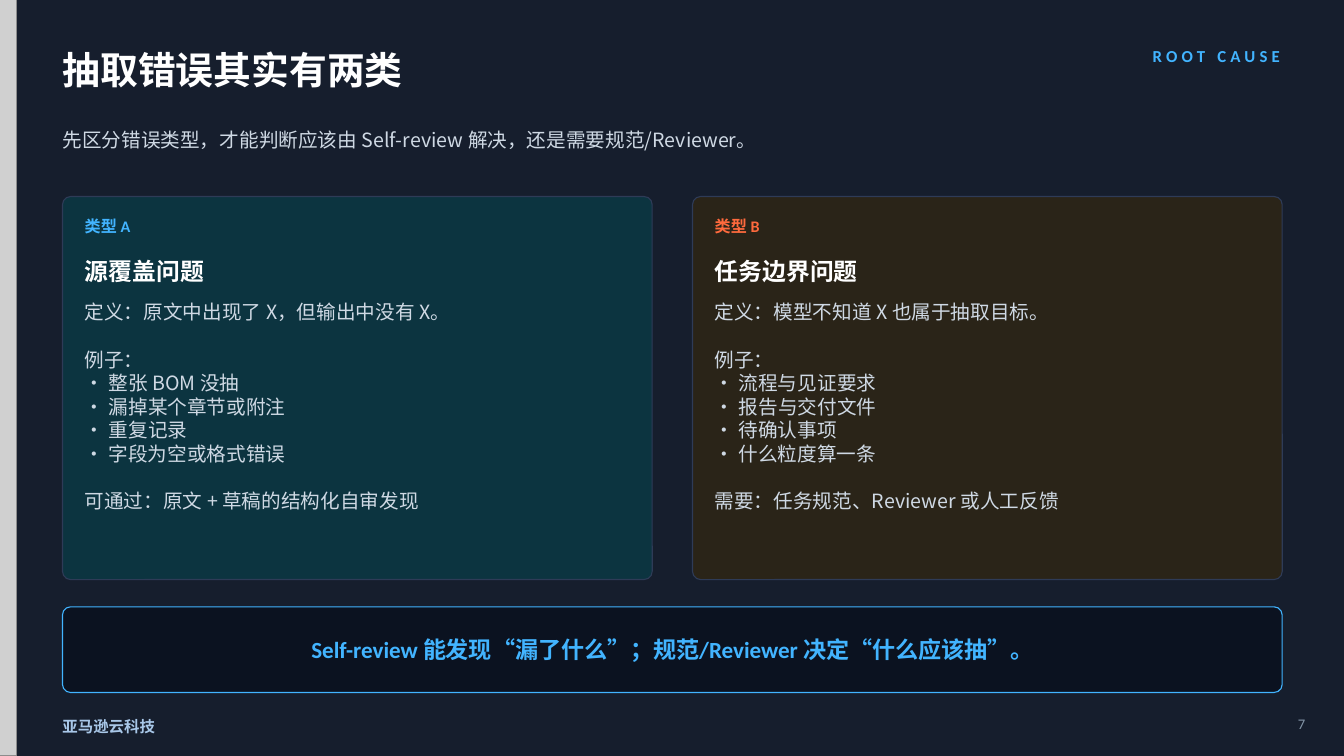
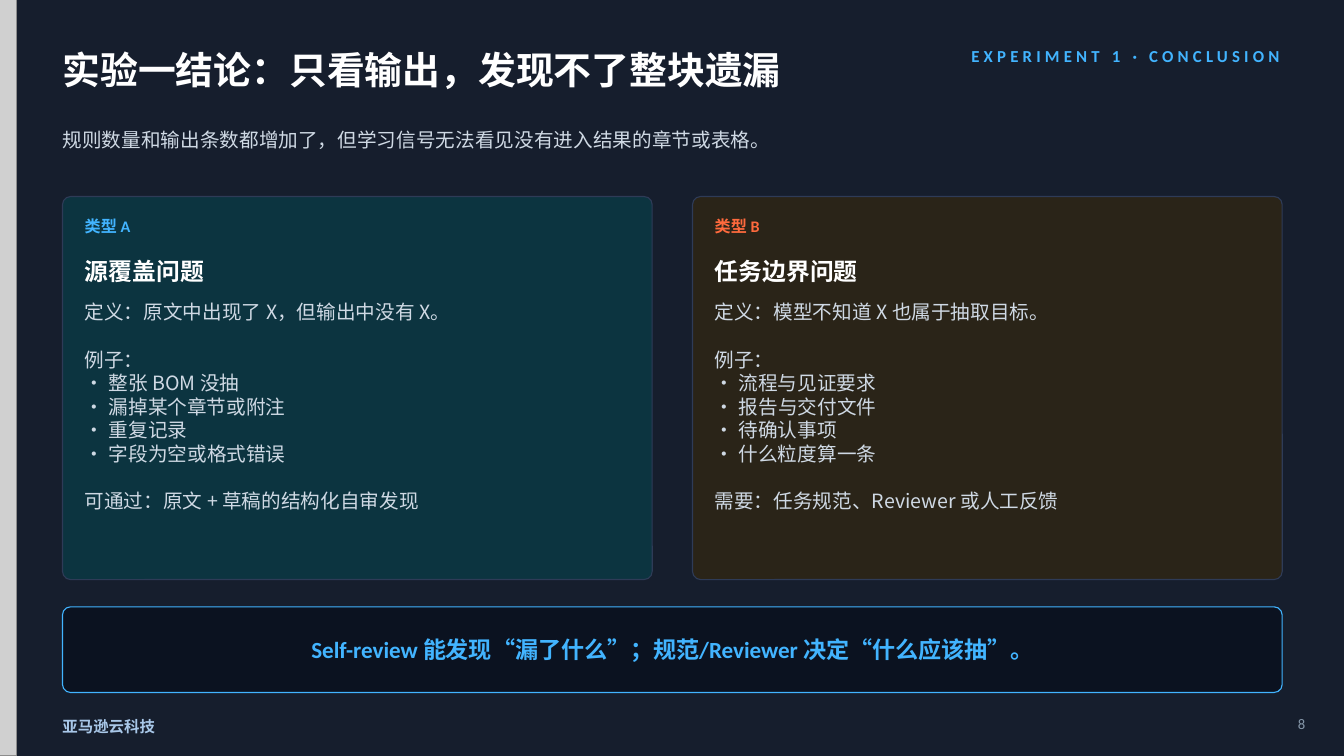
Before and after one commit to dashjim/agentcore-memory-loop, a slide deck: slide 8 of docs/记忆能让Agent越跑越好吗-V3.pptx (slide 7 before the commit). Drawn at 1344x756 pixels with LibreOffice and Linux fonts; fonts in the diff are those of the drawing; grey boxes stand for pictures. Boxes give left, top, right and bottom in pixels: in the first picture for what was removed or moved away, otherwise in the second. Text is boxed around its words. In the diff, an @@ line names an element or a change of style, - is before the commit and + after.

Commit message:
docs: separate memory experiments in V3 deck

```diff
--- a/docs/记忆能让Agent越跑越好吗-V3.pptx
+++ b/docs/记忆能让Agent越跑越好吗-V3.pptx
@@ text at (62,51,780,89): text changed @@
-抽取错误其实有两类
+实验一结论：只看输出，发现不了整块遗漏
@@ text at (971,51,1279,62): text changed @@
-ROOT CAUSE
+EXPERIMENT 1 · CONCLUSION
@@ text at (62,130,770,149): text changed @@
-先区分错误类型，才能判断应该由 Self-review 解决，还是需要规范/Reviewer。
+规则数量和输出条数都增加了，但学习信号无法看见没有进入结果的章节或表格。
@@ text at (1298,719,1305,729): text changed @@
-7
+8
```
Also in this commit, not shown: 8 other slides changed, 5 slides added, 2 slides removed, 2 other files.
